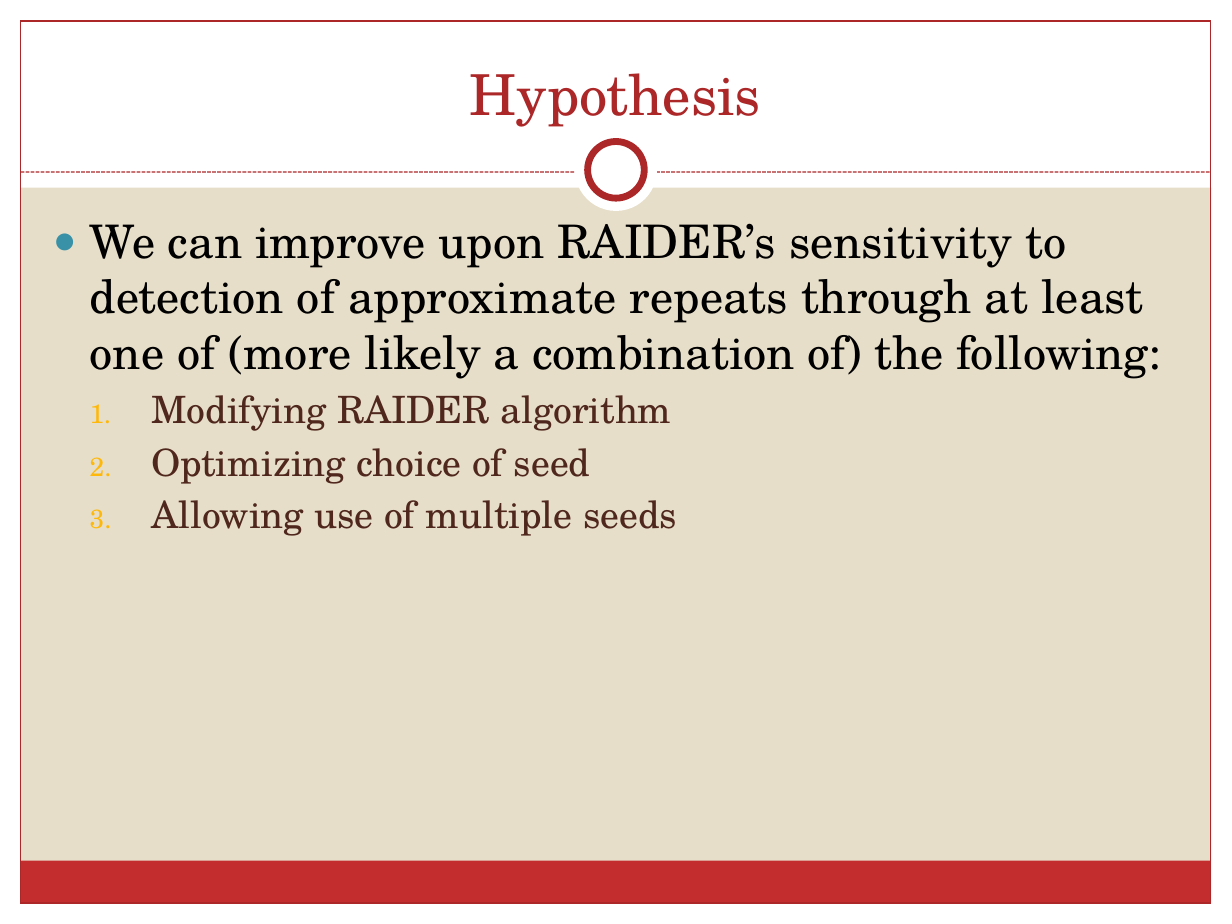
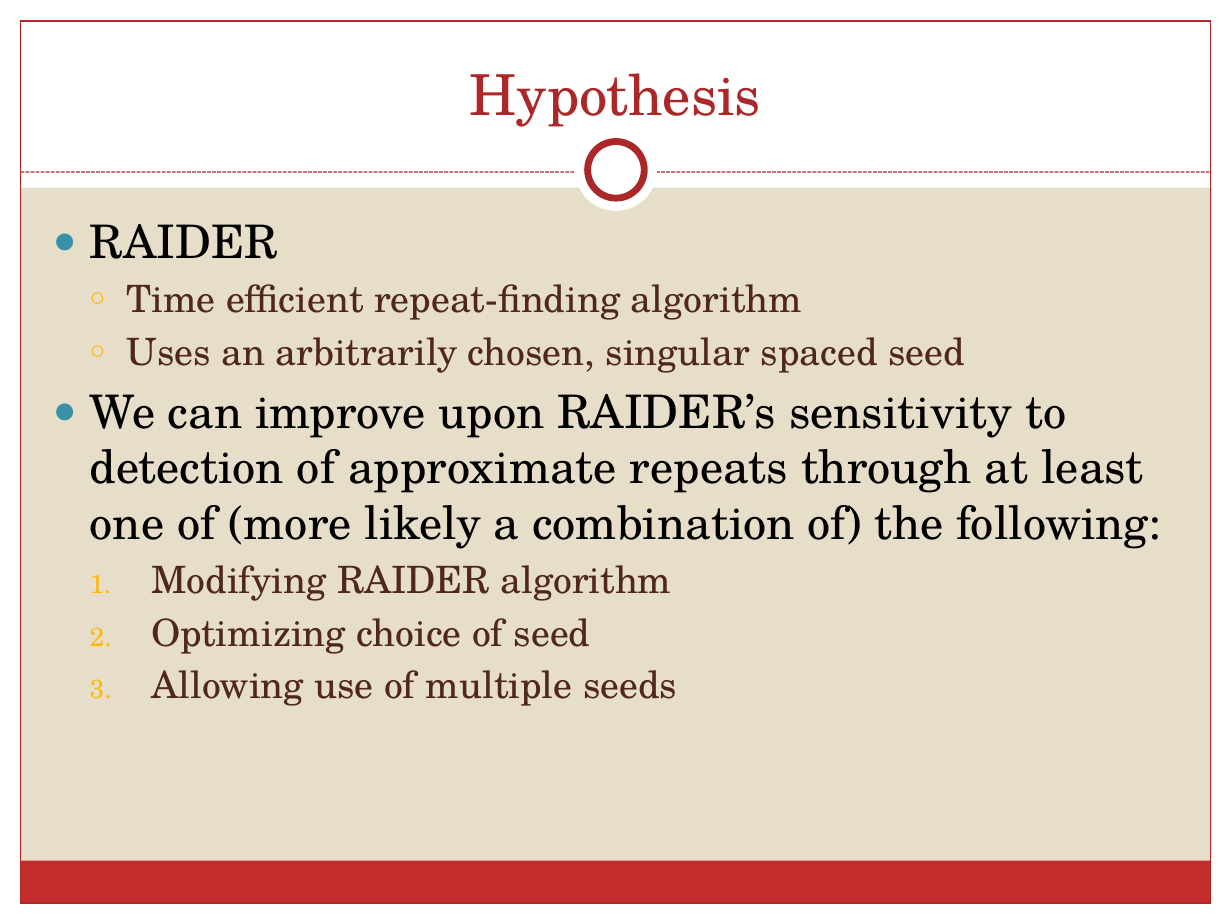
Before and after one commit to schaefce/proposal, a slide deck: slide 12 of SchaefferProposal.pptx (slide 11 before the commit). Drawn at 1232x924 pixels with LibreOffice and Linux fonts; fonts in the diff are those of the drawing. Boxes give left, top, right and bottom in pixels: in the first picture for what was removed or moved away, otherwise in the second. Text is boxed around its words. In the diff, an @@ line names an element or a change of style, - is before the commit and + after.

```diff
--- a/SchaefferProposal.pptx
+++ b/SchaefferProposal.pptx
@@ text at (x1=90, y1=224, x2=965, y2=373): paragraphs added @@
+● RAIDER
+  ○ Time efficient repeat-finding algorithm
+  ○ Uses an arbitrarily chosen, singular spaced seed
```
Also in this commit, not shown: 5 other slides changed, 4 slides added, 2 slides removed.
